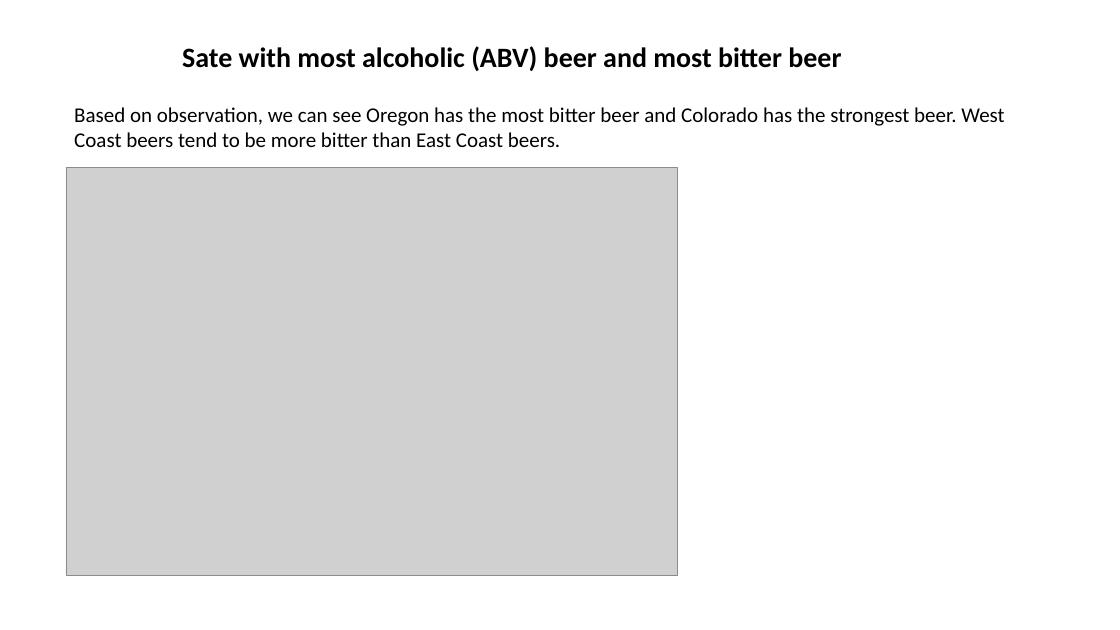
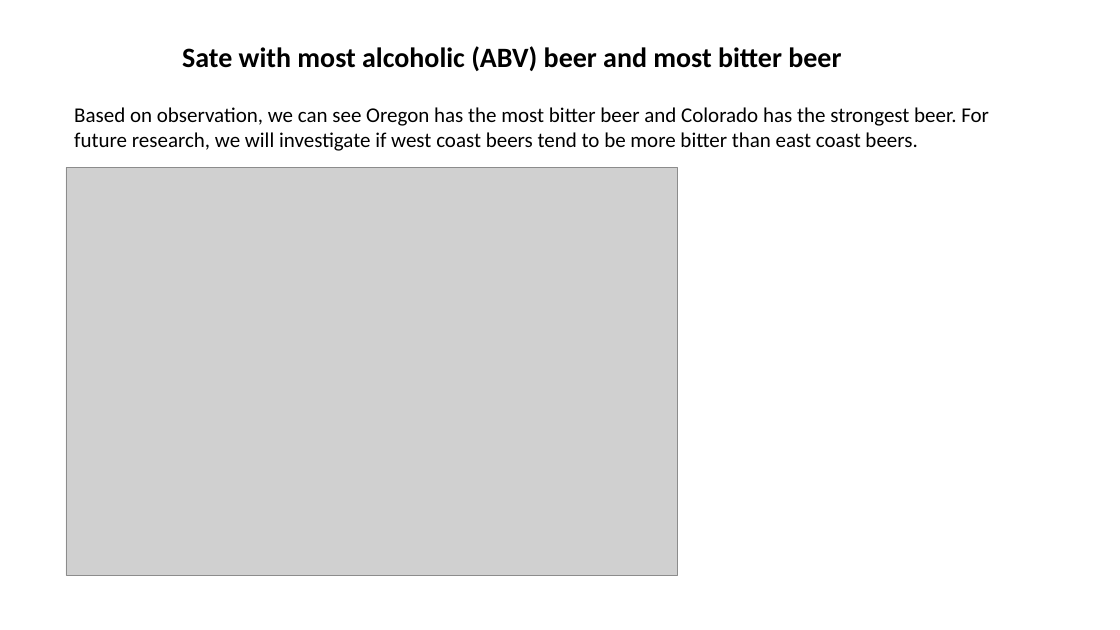
Before and after one commit to sfogelm/SMUDataScienceCapstone1, a slide deck: slide 10 of CaseStudy.pptx. Drawn at 1120x630 pixels with LibreOffice and Linux fonts; fonts in the diff are those of the drawing; grey boxes stand for pictures. Boxes give left, top, right and bottom in pixels: in the first picture for what was removed or moved away, otherwise in the second. Text is boxed around its words. In the diff, an @@ line names an element or a change of style, - is before the commit and + after.

```diff
--- a/CaseStudy.pptx
+++ b/CaseStudy.pptx
@@ text at [74,107,989,151]: text changed @@
-Based on observation, we can see Oregon has the most bitter beer and Colorado has the strongest beer. West Coast beers tend to be more bitter than East Coast beers.
+Based on observation, we can see Oregon has the most bitter beer and Colorado has the strongest beer. For future research, we will investigate if west coast beers tend to be more bitter than east coast beers.
```
Also in this commit, not shown: 8 other slides changed.
